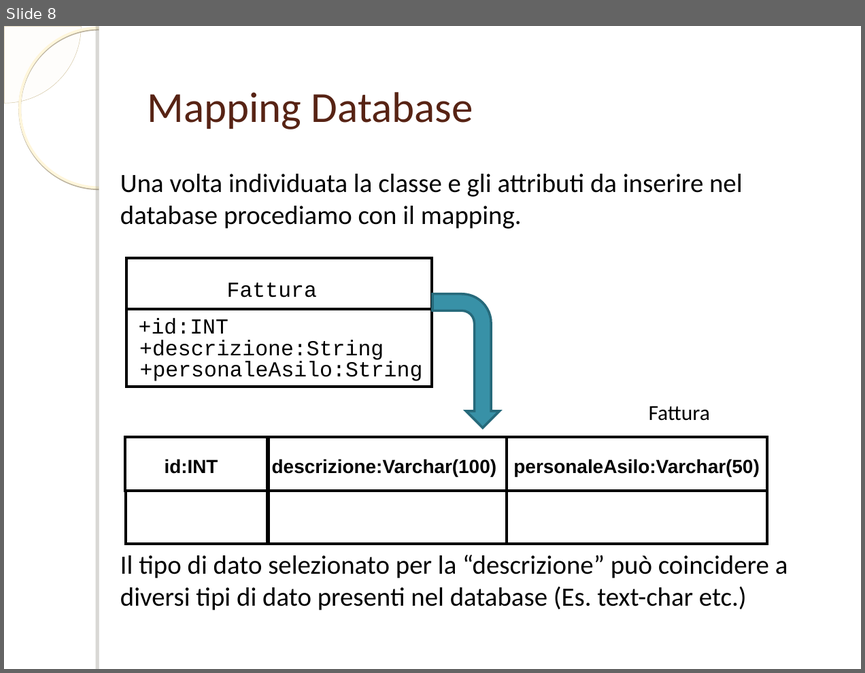
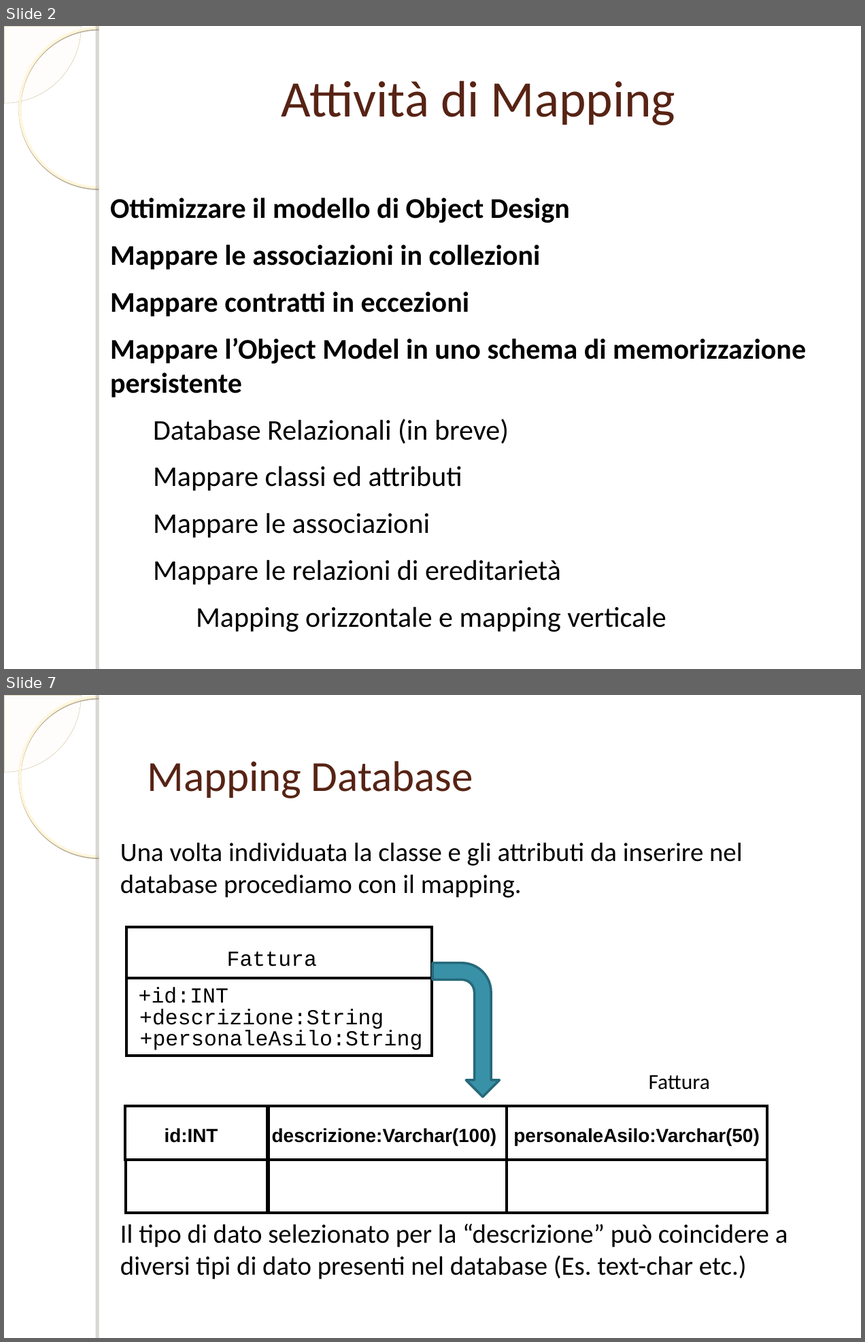
Before and after one commit to ammirate/at-silo, a slide deck: documenti_comuni/PresentazioneDB.ppt. Shown one above the other, each under a label of ours: slide 8 before the commit, slides 2 and 7 after it; the slides between them are not shown. The pictures are 865x673 and 865x1342 pixels, drawn with LibreOffice and Linux fonts; fonts in the diff are those of the drawing; background and template pictures are left out. Boxes give left, top, right and bottom in pixels: in the first picture for what was removed or moved away, otherwise in the second. Text is boxed around its words. In the diff, an @@ line names an element or a change of style, - is before the commit and + after.

```diff
--- a/documenti_comuni/PresentazioneDB.ppt
+++ b/documenti_comuni/PresentazioneDB.ppt
@@ slide 2 added at [4,26,861,669], background picture (left out); not listed: 4 template elements that a slide beside it also shows @@
@@ text added at [281,80,675,125], 43 pt, text #572314 @@
+Attività di Mapping
@@ text added at [110,197,806,632], 24 pt, text #000000, bold @@
+Ottimizzare il modello di Object Design
+Mappare le associazioni in collezioni
+Mappare contratti in eccezioni
+Mappare l’Object Model in uno schema di memorizzazione persistente
+  Database Relazionali (in breve)
+  Mappare classi ed attributi
+  Mappare le associazioni
+  Mappare le relazioni di ereditarietà
+    Mapping orizzontale e mapping verticale
@@ what was slide 8 is now slide 7 @@
```
Also in this commit, not shown: 3 slides changed, 8 other slides added, 10 slides removed.
